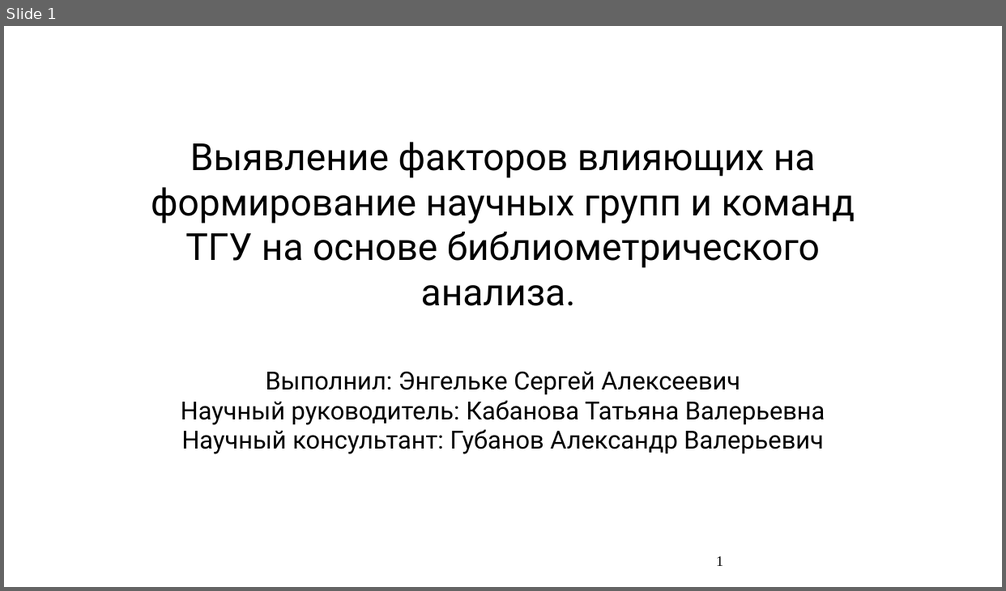
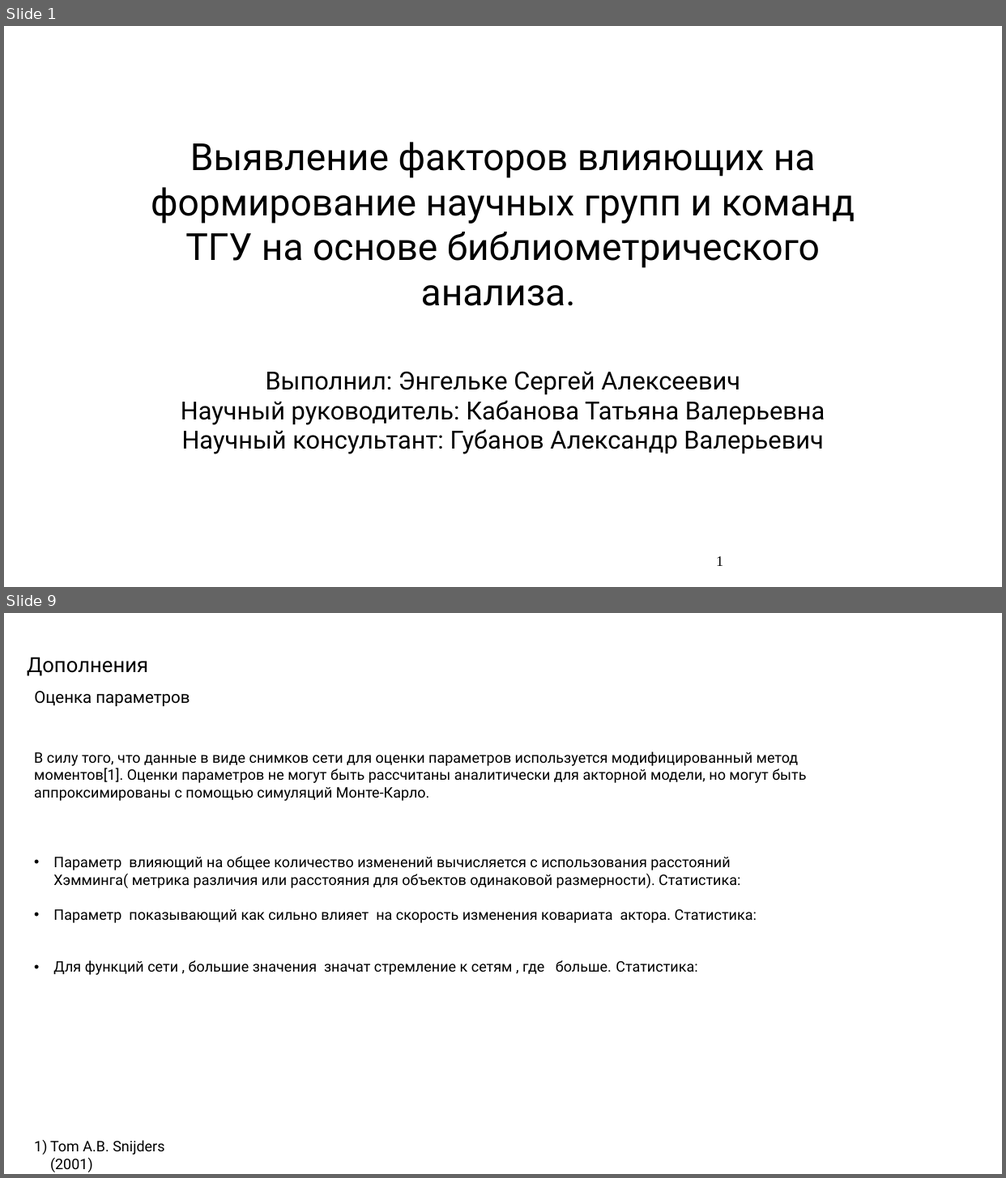
Before and after one commit to Amatikay/TermPaperSlides, a slide deck: SAOM_TermPaper.pptx. Shown one above the other, each under a label of ours: slide 1 before the commit, slides 1 and 9 after it; the slides between them are not shown. The pictures are 1006x591 and 1006x1178 pixels, drawn with LibreOffice and Linux fonts; fonts in the diff are those of the drawing. Boxes give left, top, right and bottom in pixels: in the first picture for what was removed or moved away, otherwise in the second. Text is boxed around its words. In the diff, an @@ line names an element or a change of style, - is before the commit and + after.

```diff
--- a/SAOM_TermPaper.pptx
+++ b/SAOM_TermPaper.pptx
@@ slide 9 added at (4, 613, 1002, 1174), background #FFFFFF @@
@@ title added at (27, 657, 148, 676), 20 pt, text #000000 @@
+Дополнения
@@ text added at (34, 691, 189, 707), 16 pt, text #000000 @@
+Оценка параметров
@@ text added at (34, 752, 806, 975), 14 pt, text #000000 @@
+В силу того, что данные в виде снимков сети для оценки параметров используется модифицированный метод моментов[1]. Оценки параметров не могут быть рассчитаны аналитически для акторной модели, но могут быть аппроксимированы с помощью симуляций Монте-Карло.
+• Параметр влияющий на общее количество изменений вычисляется с использования расстояний Хэмминга( метрика различия или расстояния для объектов одинаковой размерности). Статистика:
+• Параметр показывающий как сильно влияет на скорость изменения ковариата актора. Статистика:
+• Для функций сети , большие значения значат стремление к сетям , где больше. Статистика:
@@ text added at (50, 1140, 164, 1173), 14 pt, text #000000 @@
+1) Tom A.B. Snijders (2001)
```
Also in this commit, not shown: 6 slides changed, 4 slides removed.
